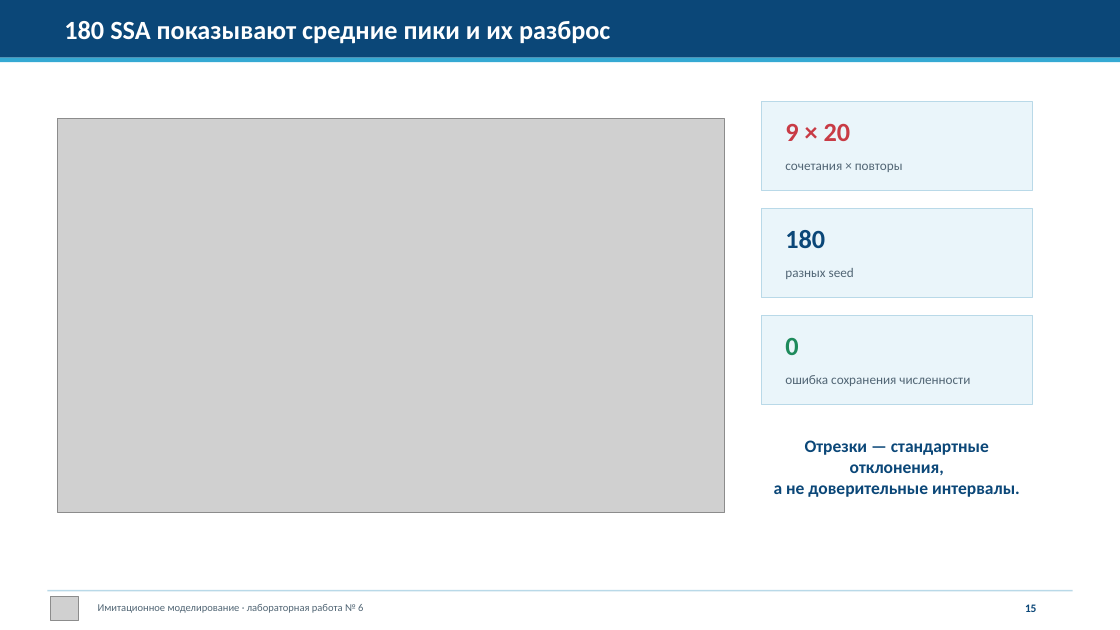
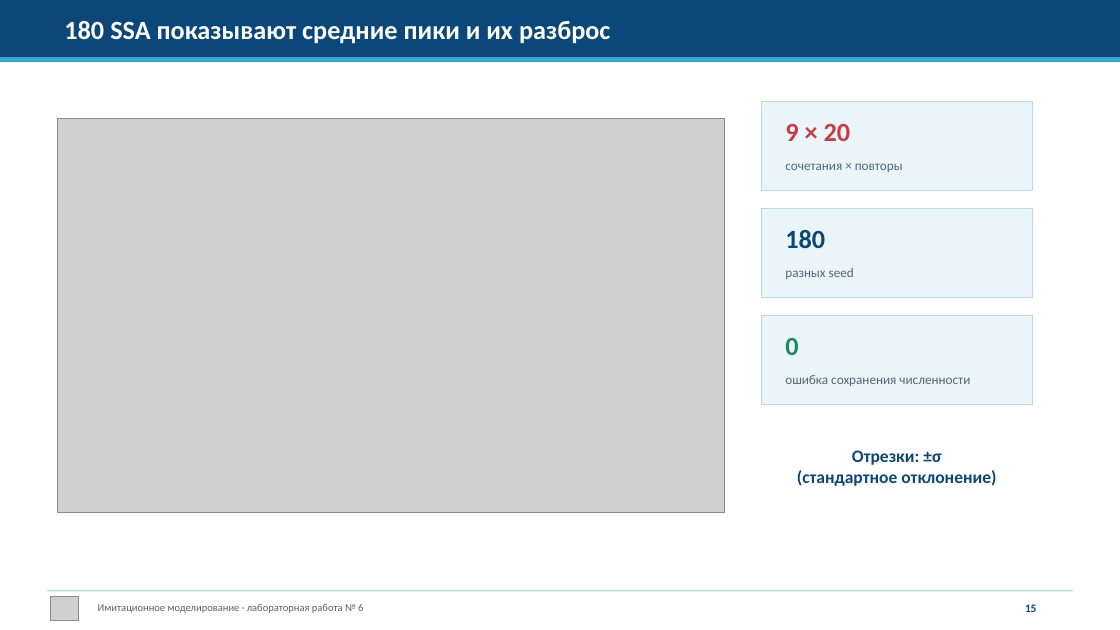
Before and after one commit to dakuokkonen1/study-2026-simulation-modeling, a slide deck: slide 15 of labs/lab06/presentation/simulation-modeling-lab06-presentation.pptx. Drawn at 1120x630 pixels with LibreOffice and Linux fonts; fonts in the diff are those of the drawing; grey boxes stand for pictures. Boxes give left, top, right and bottom in pixels: in the first picture for what was removed or moved away, otherwise in the second. Text is boxed around its words. In the diff, an @@ line names an element or a change of style, - is before the commit and + after.

```diff
--- a/labs/lab06/presentation/simulation-modeling-lab06-presentation.pptx
+++ b/labs/lab06/presentation/simulation-modeling-lab06-presentation.pptx
@@ text at [797, 450, 996, 486]: text changed @@
-Отрезки — стандартные отклонения,
-а не доверительные интервалы.
+Отрезки: ±σ
+(стандартное отклонение)
```
Also in this commit, not shown: 2 other slides changed, 1 other file.
